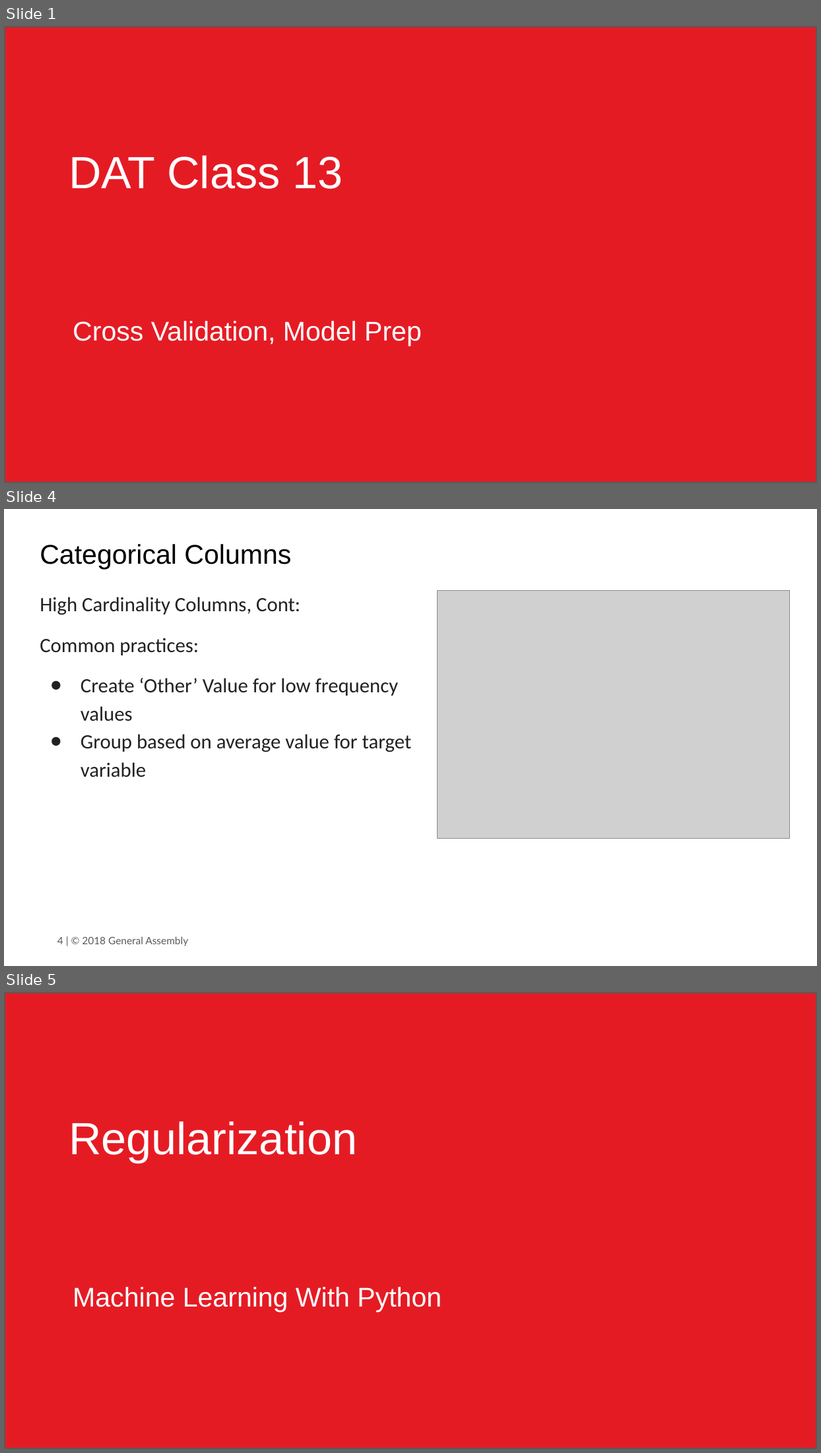
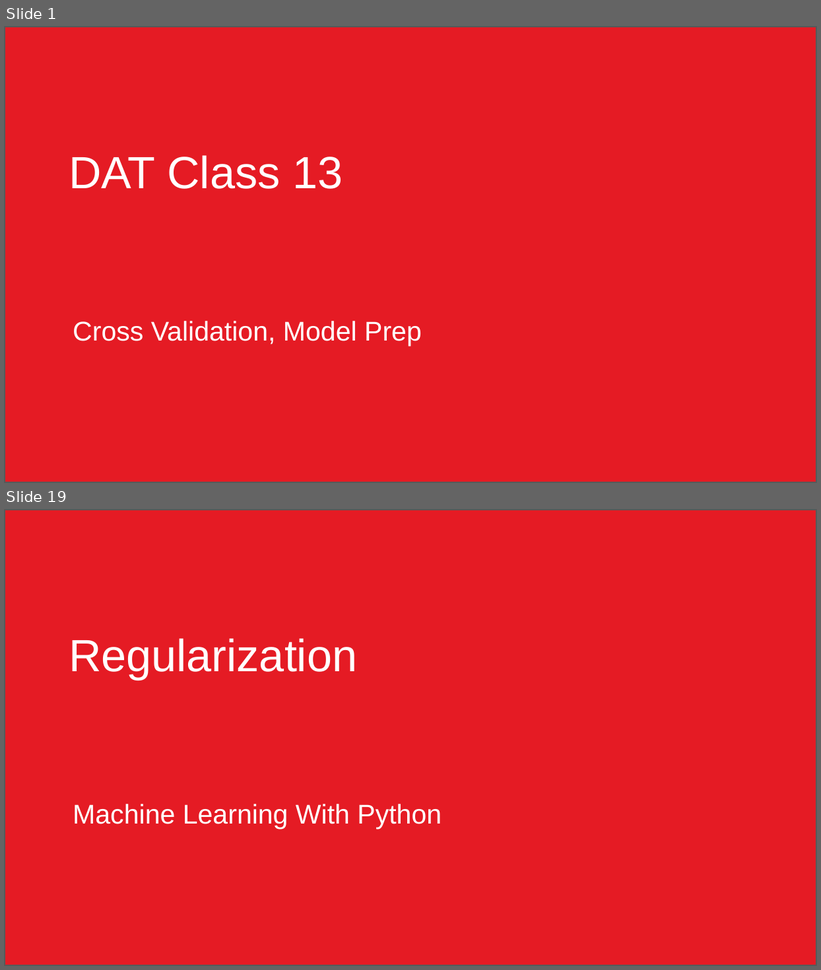
Before and after one commit to JonathanBechtel/DAT-10-14, a slide deck: class material/Unit3/Class13/DAT Class 13.pptx. Shown one above the other, each under a label of ours: slides 1, 4 and 5 before the commit, slides 1 and 19 after it; the slides between them are not shown. The pictures are 821x1453 and 821x970 pixels, drawn with LibreOffice and Linux fonts; fonts in the diff are those of the drawing; grey boxes stand for pictures; background and template pictures are left out. Boxes give left, top, right and bottom in pixels: in the first picture for what was removed or moved away, otherwise in the second. Text is boxed around its words. In the diff, an @@ line names an element or a change of style, - is before the commit and + after.

```diff
--- a/class material/Unit3/Class13/DAT Class 13.pptx
+++ b/class material/Unit3/Class13/DAT Class 13.pptx
@@ slide 4 removed at (4,509,817,966), background #FFFFFF @@
@@ title removed at (40,544,291,569) @@
-Categorical Columns
@@ text removed at (40,597,412,778) @@
-High Cardinality Columns, Cont:
-Common practices:
-● Create ‘Other’ Value for low frequency values
-● Group based on average value for target variable
@@ picture removed at (438,590,790,838) @@
@@ text removed at (57,937,188,947) @@
-4 | © 2018 General Assembly
@@ what was slide 5 is now slide 19 @@
```
Also in this commit, not shown: 1 slide changed, 16 slides added, 1 other slide removed, 13 other files.
